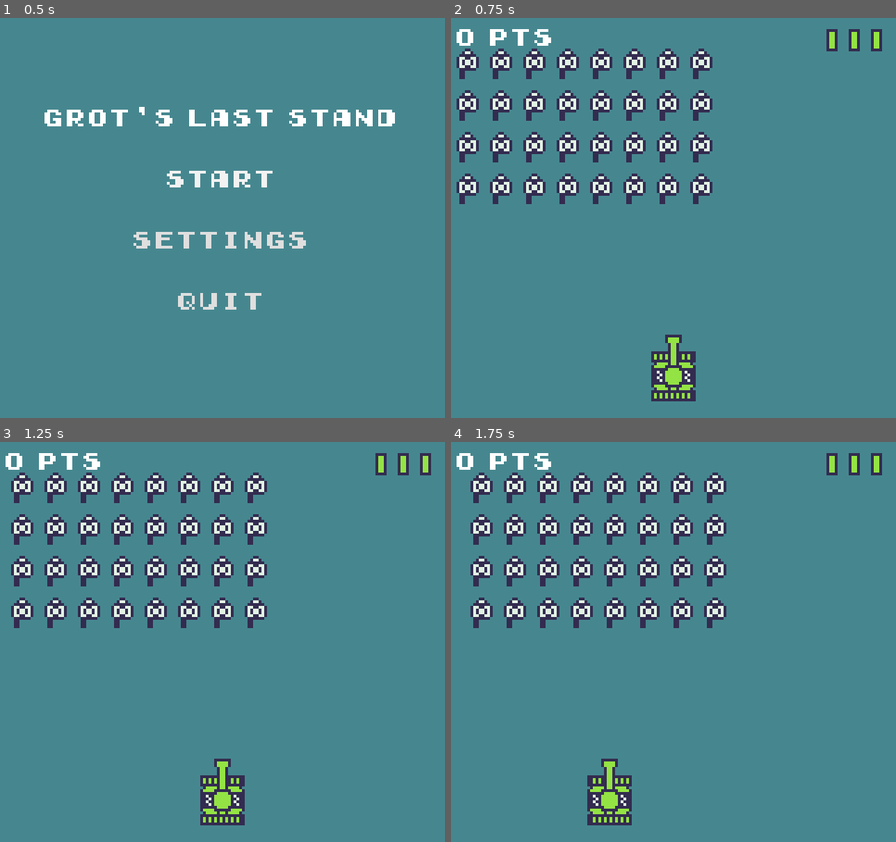
Above: before the commit, frames 1-4 (two rows, left to right).
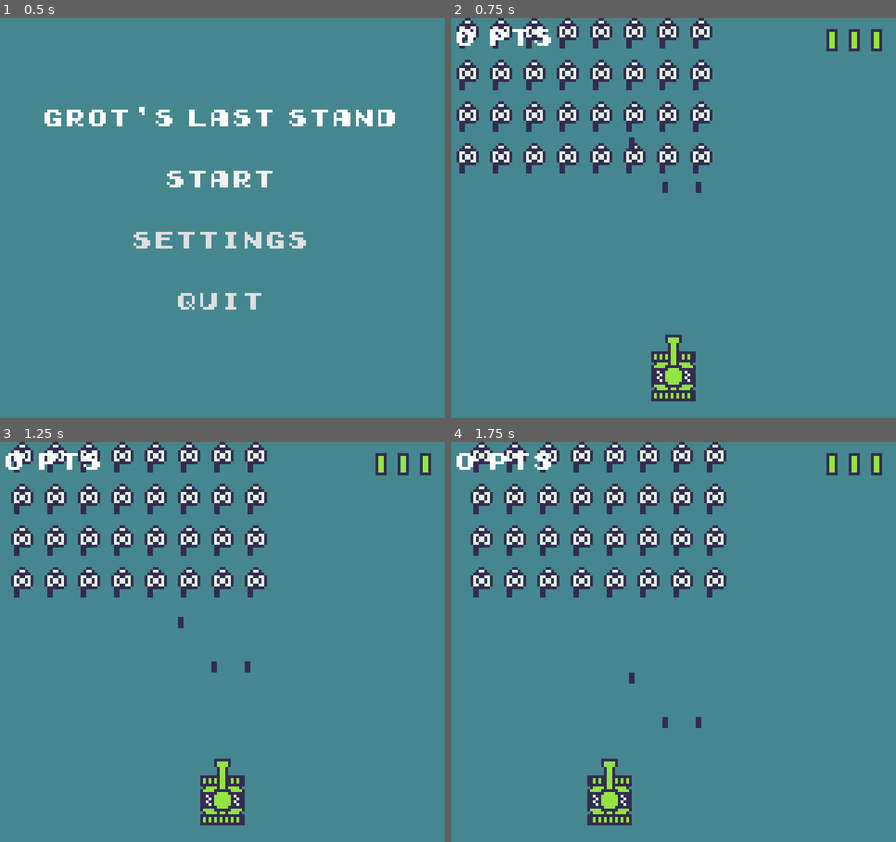
Above: after the commit, the same moments.

Repository: NoFoxTuGiv/grots-last-stand
Game: Godot game, scene res://scenes/ui/main_menu.tscn
Two runs of this game, one before a commit and one after it. Both use one fixed random seed, a clock stepped at 60 frames per second and the inputs below.
Inputs:
- Up to frame 1 (0.5 s): no input
- Up to frame 2 (0.75 s): click "Start" at 0.5 s
- Up to frame 3 (1.25 s): no input
- Up to frame 4 (1.75 s): hold A (move_l) from 1.28 s (still down); tap D (move_r) at 1.55 s

Frame 1 is identical in both runs. In frame 2, 12% of the frame differs, in the area x 1-59%, y 0-47%; in frame 3, 12%; in frame 4, 12%, in the area x 4-62%, y 0-72%.

Commit message:
The Great Beaky Refactoring - Pt 1 - Beakies now control their own movement after being instantiated - Beaky Shots now spawn as children of the game, rather than children of the Beaky. - Shots register hits with grot. ToDo: - Remove health when hit. - Game over when health == 0 - Increment score on dead beaky - Ensure group clear works as expected Polish: - Will need to dial in speed for fun. - Increase max shots on screen with each clear as well?

Diff:
--- a/scenes/game.tscn
+++ b/scenes/game.tscn
@@ -6,7 +6,6 @@
 [ext_resource type="Texture2D" uid="uid://cygj6j8i4j3ys" path="res://assets/sprites/Grot.png" id="2_31k3w"]
 [ext_resource type="Texture2D" uid="uid://2mdkl6w6job4" path="res://assets/ui/health.png" id="3_p57ef"]
 [ext_resource type="Script" uid="uid://bbyp7y107rufj" path="res://scripts/ui/pause_menu.gd" id="4_7d4y8"]
-[ext_resource type="Script" uid="uid://dkjq71kx460q4" path="res://scripts/enemy_grid.gd" id="4_u5sy4"]
 [ext_resource type="Script" uid="uid://m5hr17x0ot86" path="res://scripts/ui/game_over.gd" id="8_gee14"]
 
 [sub_resource type="RectangleShape2D" id="RectangleShape2D_dlplv"]
@@ -58,52 +57,6 @@
 size_flags_horizontal = 3
 size_flags_vertical = 3
 color = Color(0.27451, 0.529412, 0.560784, 1)
-
-[node name="Camera" type="Camera2D" parent="."]
-position = Vector2(80, 72)
-
-[node name="Points" type="Label" parent="Camera"]
-offset_left = -78.0
-offset_top = -70.0
-offset_right = -38.0
-offset_bottom = -60.0
-theme = ExtResource("1_ayf0x")
-text = "0 pts"
-
-[node name="Healthbar" type="Node2D" parent="Camera"]
-position = Vector2(65, -64)
-
-[node name="Health0" type="Sprite2D" parent="Camera/Healthbar"]
-position = Vector2(8, 0)
-texture = ExtResource("3_p57ef")
-
-[node name="Health1" type="Sprite2D" parent="Camera/Healthbar"]
-texture = ExtResource("3_p57ef")
-
-[node name="Health2" type="Sprite2D" parent="Camera/Healthbar"]
-position = Vector2(-8, 0)
-texture = ExtResource("3_p57ef")
-
-[node name="EnemyGrid" type="Node2D" parent="."]
-script = ExtResource("4_u5sy4")
-
-[node name="Grot" type="CharacterBody2D" parent="."]
-position = Vector2(80, 129)
-script = ExtResource("2_11jcx")
-
-[node name="CollisionShape2D" type="CollisionShape2D" parent="Grot"]
-shape = SubResource("RectangleShape2D_dlplv")
-
-[node name="Sprite2D" type="Sprite2D" parent="Grot"]
-texture = ExtResource("2_31k3w")
-hframes = 2
-frame = 1
-
-[node name="AnimationPlayer" type="AnimationPlayer" parent="Grot"]
-root_node = NodePath("../..")
-libraries = {
-&"": SubResource("AnimationLibrary_jjili")
-}
 
 [node name="PauseMenu" type="Control" parent="."]
 process_mode = 3
@@ -181,9 +134,55 @@
 layout_mode = 2
 text = "MAIN MENU"
 
-[connection signal="game_over" from="EnemyGrid" to="GameOver" method="_game_over"]
+[node name="Camera" type="Camera2D" parent="."]
+position = Vector2(80, 72)
+
+[node name="Points" type="Label" parent="Camera"]
+z_index = 999
+offset_left = -78.0
+offset_top = -70.0
+offset_right = -38.0
+offset_bottom = -60.0
+theme = ExtResource("1_ayf0x")
+text = "0 pts"
+
+[node name="Healthbar" type="Node2D" parent="Camera"]
+z_index = 999
+position = Vector2(65, -64)
+
+[node name="Health0" type="Sprite2D" parent="Camera/Healthbar"]
+position = Vector2(8, 0)
+texture = ExtResource("3_p57ef")
+
+[node name="Health1" type="Sprite2D" parent="Camera/Healthbar"]
+texture = ExtResource("3_p57ef")
+
+[node name="Health2" type="Sprite2D" parent="Camera/Healthbar"]
+position = Vector2(-8, 0)
+texture = ExtResource("3_p57ef")
+
+[node name="Grot" type="CharacterBody2D" parent="."]
+z_index = 999
+position = Vector2(80, 129)
+script = ExtResource("2_11jcx")
+
+[node name="CollisionShape2D" type="CollisionShape2D" parent="Grot"]
+shape = SubResource("RectangleShape2D_dlplv")
+
+[node name="Sprite2D" type="Sprite2D" parent="Grot"]
+texture = ExtResource("2_31k3w")
+hframes = 2
+frame = 1
+
+[node name="AnimationPlayer" type="AnimationPlayer" parent="Grot"]
+root_node = NodePath("../..")
+libraries = {
+&"": SubResource("AnimationLibrary_jjili")
+}
+
 [connection signal="pressed" from="PauseMenu/CenterContainer/VBoxContainer/Resume" to="PauseMenu" method="_on_resume_pressed"]
 [connection signal="pressed" from="PauseMenu/CenterContainer/VBoxContainer/Main Menu" to="PauseMenu" method="_on_main_menu_pressed"]
 [connection signal="pressed" from="PauseMenu/CenterContainer/VBoxContainer/Quit" to="PauseMenu" method="_on_quit_pressed"]
 [connection signal="pressed" from="GameOver/CenterContainer/VBoxContainer/Restart" to="GameOver" method="_on_restart_pressed"]
 [connection signal="pressed" from="GameOver/CenterContainer/VBoxContainer/Main Menu" to="GameOver" method="_on_main_menu_pressed"]
+[connection signal="beaky_killed" from="Grot" to="." method="_on_beaky_killed"]
--- a/scenes/sm_dakka.tscn
+++ b/scenes/sm_dakka.tscn
@@ -1,11 +1,13 @@
-[gd_scene load_steps=3 format=3 uid="uid://diuanvppc7wu4"]
+[gd_scene load_steps=4 format=3 uid="uid://diuanvppc7wu4"]
 
+[ext_resource type="Script" uid="uid://dfoms80h8lc3q" path="res://scripts/smdakka.gd" id="1_enhic"]
 [ext_resource type="Texture2D" uid="uid://bb7ubpkfrc51b" path="res://assets/sprites/smdakka.png" id="1_uvoa3"]
 
 [sub_resource type="RectangleShape2D" id="RectangleShape2D_enhic"]
 size = Vector2(2, 4)
 
 [node name="SMDakka" type="Area2D"]
+script = ExtResource("1_enhic")
 
 [node name="CollisionShape2D" type="CollisionShape2D" parent="."]
 shape = SubResource("RectangleShape2D_enhic")
--- a/scripts/beaky.gd
+++ b/scripts/beaky.gd
@@ -2,39 +2,50 @@
 
 const SM_DAKKA: PackedScene = preload("res://scenes/sm_dakka.tscn")
 const MAX_SHOOTERS: int = 5
+const REV_CD: float = 0.5
+var direction = 1 # 1 for right, -1 for left
+var last_reverse_time: float = 0.0
 
-signal hit_wall
-signal reached_bottom
 signal game_over
-signal hit_enemy
-
-
-@export var move_speed: float = 5.0
-
-func _shoot() -> void:
-		var shot = SM_DAKKA.instantiate()
-		shot.global_position = self.global_position
-		shot.global_position.y += 5
-		get_parent().add_child(shot)
 
 func _ready() -> void:
 	add_to_group("Beakies")
 
 func _process(delta: float) -> void:
 	var viewport_size = get_viewport_rect().size
-	var global_pos = global_position
+	var live_shots = get_tree().get_nodes_in_group("Beaky_Dakka")
+
+	last_reverse_time += delta
 
 	# Check for hitting the wall
-	if global_pos.x <= 4 or global_pos.x + 4 >= viewport_size.x:
-		emit_signal("hit_wall")
+	if position.x <= 4 or position.x + 4 >= viewport_size.x:
+		if last_reverse_time >= REV_CD:
+			position.y += 6
+			direction *= -1
+			last_reverse_time = 0
+
+	if live_shots.size() < 3:
+		if (randi() % 20) < 2:
+			_shoot()
 
 	# Check if it reaches the bottom
-	if global_pos.y >= viewport_size.y:
-		emit_signal("reached_bottom")
+	if position.y >= viewport_size.y:
+		print(self.name, " reached bottom. Game Over!")
 		emit_signal("game_over")
 
 	# Check for collision with player
 	for body in get_overlapping_bodies():
-		if body.name == "Player":
-			print("Beaky collided with player! Game Over.")
+		if body.name == "Grot":
+			print(self.name, " collided with player! Game Over.")
 			emit_signal("game_over")
+
+func _shoot() -> void:
+		var shot = SM_DAKKA.instantiate()
+		shot.name = self.name + "_shot"
+		shot.position = self.position
+		shot.position.y += 5
+		shot.add_to_group("Beaky_Dakka")
+		get_parent().add_child(shot)
+
+func move(speed) -> void:
+	position.x += speed * direction
--- a/scripts/enemy_grid.gd
+++ b/scripts/enemy_grid.gd
@@ -26,8 +26,6 @@
 	var beakies = get_tree().get_nodes_in_group("Beakies")
 
 	var live_shot_count = get_tree().get_nodes_in_group("live_shots").size()
-	# Now you have the count of live shots; do something with it.
-	# For example, print the count or update a UI element.
 	print("Live shots: ", live_shot_count)
 
 	# TODO: Shoot the player
@@ -55,6 +53,7 @@
 	for i in range(ROWS):
 		for j in range(COLS):
 			var beaky = BEAKY.instantiate()
+			beaky.name = "Beaky" + str(i) + "-" + str(j)
 			beaky.position = Vector2(j * (10 + GUTTER), i * (13 + GUTTER))
 			beaky.connect("hit_wall", Callable(self, "_on_hit_wall"))
 			beaky.connect("reached_bottom", Callable(self, "_on_reached_bottom"))
--- a/scripts/game.gd
+++ b/scripts/game.gd
@@ -1,9 +1,53 @@
 extends Node2D
 
 @onready var pause_menu: Control = $PauseMenu
-@onready var game_over: Control = $GameOver
+@onready var game_over_menu: Control = $GameOver
+
+const BEAKY: PackedScene = preload("res://scenes/beaky.tscn")
+const GUTTER: int = 2
+const COLS: int = 8
+const ROWS: int = 4
+const INIT_MOVE_SPEED: float = 5.0
+const CLEAR_INCREMENT: float = 5.0
+var kills: int = 0
+@export var clears: int = 0
+var direction: int = 1 # 1 for right, -1 for left
+var drop_distance: int = 10
+var score = 0
+@export var edge_margin = 5
+
+var reverse_cooldown: float = 0.5
+var last_reverse_time: float = 0.0
+
 
 # Called when the node enters the scene tree for the first time.
 func _ready() -> void:
 	pause_menu.hide()
-	game_over.hide()
+	game_over_menu.hide()
+	_generate_grid()
+
+func _physics_process(delta: float) -> void:
+	var move_speed = ((INIT_MOVE_SPEED + (clears * CLEAR_INCREMENT) + kills) * delta)
+	var beakies = get_tree().get_nodes_in_group("Beakies")
+	for beaky in beakies:
+		beaky.move(move_speed)
+
+func _generate_grid():
+	for i in range(ROWS):
+		for j in range(COLS):
+			var beaky = BEAKY.instantiate()
+			beaky.name = "Beaky" + str(i) + "-" + str(j)
+			beaky.position = Vector2(j * (10 + GUTTER), i * (13 + GUTTER))
+			beaky.position.x += 5
+			beaky.position.y += 5
+			beaky.connect("game_over", _game_over)
+			add_child(beaky)
+	position = Vector2(edge_margin, 16)
+
+func _on_beaky_killed() -> void:
+	kills += 1
+	score += 1
+
+func _game_over():
+	game_over_menu.show()
+	get_tree().paused = true
--- a/scripts/grot.gd
+++ b/scripts/grot.gd
@@ -6,6 +6,7 @@
 
 const SPEED = 60.0
 
+signal beaky_killed
 
 func _physics_process(_delta: float) -> void:
 	var direction := Input.get_axis("move_l", "move_r")
@@ -28,17 +29,16 @@
 	if Input.is_action_just_pressed("shoot") and not is_shooting:
 		var shot = dakka.instantiate()
 		shot.global_position = self.global_position
-		shot.global_position.y -= 12
+		shot.global_position.x -= 5
+		shot.global_position.y -= 15
 		get_parent().add_child(shot)
 		is_shooting = true
-		var enemy_grid = get_parent().get_node("EnemyGrid")
-		if enemy_grid:
-			shot.connect("hit_enemy", Callable(enemy_grid, "_on_enemy_removed"))
-			#print("signal 'hit_enemy' connected to enemy_grid")
-
-		#print("Signal 'hit_enemy' connected:", shot.is_connected("hit_enemy", Callable(enemy_grid, "_on_enemy_removed")))
-
-		shot.connect("tree_exited", Callable(self, "_on_bullet_removed"))
+		shot.connect("hit_enemy", _on_enemy_removed)
+		shot.connect("tree_exited", _on_bullet_removed)
 
 func _on_bullet_removed() -> void:
 	is_shooting = false
+
+func _on_enemy_removed(beaky) -> void:
+	print(beaky.name, " was killed.")
+	emit_signal("beaky_killed")
--- a/scripts/grotdakka.gd
+++ b/scripts/grotdakka.gd
@@ -1,3 +1,4 @@
+class_name GrotDakka
 extends Area2D
 
 const SPEED: float = 200.0
--- a/scripts/smdakka.gd
+++ b/scripts/smdakka.gd
@@ -1,7 +1,6 @@
 extends Area2D
 
-@export var speed: float = 400.0
-@export var direction: Vector2 = Vector2(0, 1)
+@export var speed: float = 40.0
 
 signal hit_player(player: Node)
 
@@ -9,13 +8,14 @@
 	add_to_group("Beaky_Dakka")
 	connect("body_entered", Callable(self, "_on_body_entered"))
 
-func _physics_process(delta: float) -> void:
-	position += direction * speed * delta
+func _process(delta: float) -> void:
+	position.y += 1 * speed * delta
 
-	if position.y < 0 or position.y > get_viewport_rect().size.y:
+	if position.y > get_viewport_rect().size.y:
 		queue_free()
 
 func _on_body_entered(body: Node) -> void:
 	if body.name == "Grot":
+		print("Hit ", body.name)
 		emit_signal("hit_player", body)
 		queue_free()
--- a/scripts/ui/game_over.gd
+++ b/scripts/ui/game_over.gd
@@ -1,6 +1,4 @@
 extends Control
-
-@onready var enemy_grid: Node2D = $"../EnemyGrid"
 
 func _game_over() -> void:
 	print("Game over signal received")
Not shown: 1 places in scenes/game.tscn that only renumber resources
